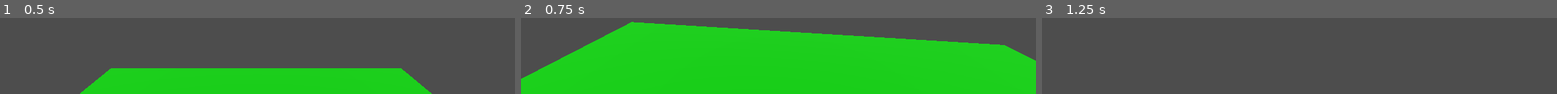
Above: before the commit, frames 1-3 (left to right).
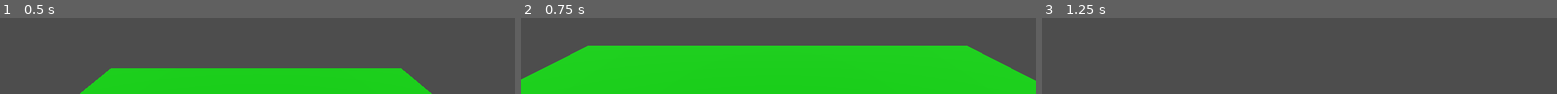
Above: after the commit, the same moments.

Repository: pobertt/GMTKJam
Game: Godot game, scene res://test_level.tscn
The game is run twice, just before and just after one commit, with the same random seed, the same clock (stepped at 60 frames per second) and the same inputs.
Inputs (mouse positions are in pixels of both pictures, inside the frame that each line leads up to):
- Up to frame 1 (0.5 s): no input
- Up to frame 2 (0.75 s): tap Enter at 0.5 s; move the mouse to (outside the picture) at 0.52 s; press the mouse at (outside the picture) at 0.53 s; hold W (up) from 0.53 s (still down)
- Up to frame 3 (1.25 s): keep holding W (up); tap Space (jump) at 0.77 s

Frame 1 is identical in both runs. In frame 2, 16% of the frame differs, in the area x 0-100%, y 5-83%; in frame 3, nothing differs.

Commit message:
start of the pause menu

Diff:
--- /dev/null
+++ b/pause_menu.gd
@@ -0,0 +1,8 @@
+extends Control
+
+func _on_resume_pressed() -> void:
+	self.hide()
+	get_tree().paused = false
+
+func _on_quit_pressed() -> void:
+	get_tree().quit()
--- /dev/null
+++ b/pause_menu.tscn
@@ -0,0 +1,37 @@
+[gd_scene load_steps=2 format=3 uid="uid://cojvgu3wuyscn"]
+
+[ext_resource type="Script" path="res://pause_menu.gd" id="1_mxvus"]
+
+[node name="pause_menu" type="Control"]
+layout_mode = 3
+anchors_preset = 15
+anchor_right = 1.0
+anchor_bottom = 1.0
+grow_horizontal = 2
+grow_vertical = 2
+script = ExtResource("1_mxvus")
+
+[node name="VBoxContainer" type="VBoxContainer" parent="."]
+layout_mode = 1
+anchors_preset = 8
+anchor_left = 0.5
+anchor_top = 0.5
+anchor_right = 0.5
+anchor_bottom = 0.5
+offset_left = -36.0
+offset_top = -20.0
+offset_right = 36.0
+offset_bottom = 20.0
+grow_horizontal = 2
+grow_vertical = 2
+
+[node name="resume" type="Button" parent="VBoxContainer"]
+layout_mode = 2
+text = "RESUME"
+
+[node name="quit" type="Button" parent="VBoxContainer"]
+layout_mode = 2
+text = "QUIT"
+
+[connection signal="pressed" from="VBoxContainer/resume" to="." method="_on_resume_pressed"]
+[connection signal="pressed" from="VBoxContainer/quit" to="." method="_on_quit_pressed"]
--- a/player.gd
+++ b/player.gd
@@ -30,6 +30,8 @@
 var sliding : bool = false
 var walking : bool = false
 
+var paused : bool = false
+
 var gravity_vec = Vector3( )
 
 const FLOOR = 0
@@ -40,9 +42,6 @@
 const testvar = 0
 
 var small_active : bool = false
-@onready var small_timer: Timer = $small_powerup
-
-@onready var anim: AnimationPlayer = $AnimationPlayer
 
 # Get the gravity from the project settings to be synced with RigidBody nodes.
 var gravity = ProjectSettings.get_setting("physics/3d/default_gravity")
@@ -51,6 +50,9 @@
 @onready var camera = $cam_controller/camera
 @onready var cam_marker: Marker3D = $cam_controller/marker
 @onready var footstep_audio: AudioStreamPlayer3D = $player_audios/footstep
+@onready var pause_menu: Control = $player_ui/pause_menu
+@onready var small_timer: Timer = $small_powerup
+@onready var anim: AnimationPlayer = $AnimationPlayer
 
 func _ready():
 	Input.set_mouse_mode(Input.MOUSE_MODE_CAPTURED)
@@ -221,3 +223,17 @@
 func _play_footstep_audio():
 	footstep_audio.pitch_scale = randf_range(0.6, 0.8)
 	footstep_audio.play()
+
+func _pause_menu():
+	if get_tree().paused == false:
+		Input.set_mouse_mode(Input.MOUSE_MODE_CAPTURED)
+		get_tree().paused = false
+		pause_menu.hide()
+	else:
+		Input.set_mouse_mode(Input.MOUSE_MODE_VISIBLE)
+		pause_menu.show()
+		get_tree().paused = true
+
+func _input(event):
+	if event is InputEventKey and event.pressed and event.keycode == KEY_ESCAPE:
+		_pause_menu()
--- a/player.tscn
+++ b/player.tscn
@@ -1,9 +1,10 @@
-[gd_scene load_steps=13 format=3 uid="uid://b4oy3gjuok4k8"]
+[gd_scene load_steps=14 format=3 uid="uid://b4oy3gjuok4k8"]
 
 [ext_resource type="Script" path="res://player.gd" id="1_0qa20"]
 [ext_resource type="AudioStream" uid="uid://dyfrasw5cj2n0" path="res://SFX/individual step.wav" id="2_q2peh"]
 [ext_resource type="AudioStream" uid="uid://b25p0o55otcqn" path="res://SFX/dash.wav" id="3_xkqg0"]
 [ext_resource type="AudioStream" uid="uid://25o2p76vqacd" path="res://SFX/jump.wav" id="4_1w5m8"]
+[ext_resource type="PackedScene" uid="uid://cojvgu3wuyscn" path="res://pause_menu.tscn" id="5_y2ghk"]
 
 [sub_resource type="CapsuleShape3D" id="CapsuleShape3D_omppl"]
 height = 4.0
@@ -45,6 +46,24 @@
 "transitions": PackedFloat32Array(1),
 "update": 0,
 "values": [4.0]
+}
+
+[sub_resource type="Animation" id="Animation_0lwa8"]
+resource_name = "run"
+length = 0.25
+tracks/0/type = "method"
+tracks/0/imported = false
+tracks/0/enabled = true
+tracks/0/path = NodePath(".")
+tracks/0/interp = 1
+tracks/0/loop_wrap = true
+tracks/0/keys = {
+"times": PackedFloat32Array(0.233333),
+"transitions": PackedFloat32Array(1),
+"values": [{
+"args": [],
+"method": &"_play_footstep_audio"
+}]
 }
 
 [sub_resource type="Animation" id="Animation_5yod7"]
@@ -143,24 +162,6 @@
 "values": [1.0, 1.0]
 }
 
-[sub_resource type="Animation" id="Animation_0lwa8"]
-resource_name = "run"
-length = 0.25
-tracks/0/type = "method"
-tracks/0/imported = false
-tracks/0/enabled = true
-tracks/0/path = NodePath(".")
-tracks/0/interp = 1
-tracks/0/loop_wrap = true
-tracks/0/keys = {
-"times": PackedFloat32Array(0.233333),
-"transitions": PackedFloat32Array(1),
-"values": [{
-"args": [],
-"method": &"_play_footstep_audio"
-}]
-}
-
 [sub_resource type="Animation" id="Animation_b8n3r"]
 resource_name = "walk_sound"
 length = 0.35
@@ -227,4 +228,22 @@
 stream = ExtResource("4_1w5m8")
 volume_db = -30.0
 
+[node name="player_ui" type="Control" parent="."]
+layout_mode = 3
+anchors_preset = 8
+anchor_left = 0.5
+anchor_top = 0.5
+anchor_right = 0.5
+anchor_bottom = 0.5
+offset_left = -20.0
+offset_top = -20.0
+offset_right = 20.0
+offset_bottom = 20.0
+grow_horizontal = 2
+grow_vertical = 2
+
+[node name="pause_menu" parent="player_ui" instance=ExtResource("5_y2ghk")]
+visible = false
+layout_mode = 1
+
 [connection signal="timeout" from="small_powerup" to="." method="_on_small_powerup_timeout"]
Not shown: 5 places in new_mesh_lib.tres that only renumber resources
